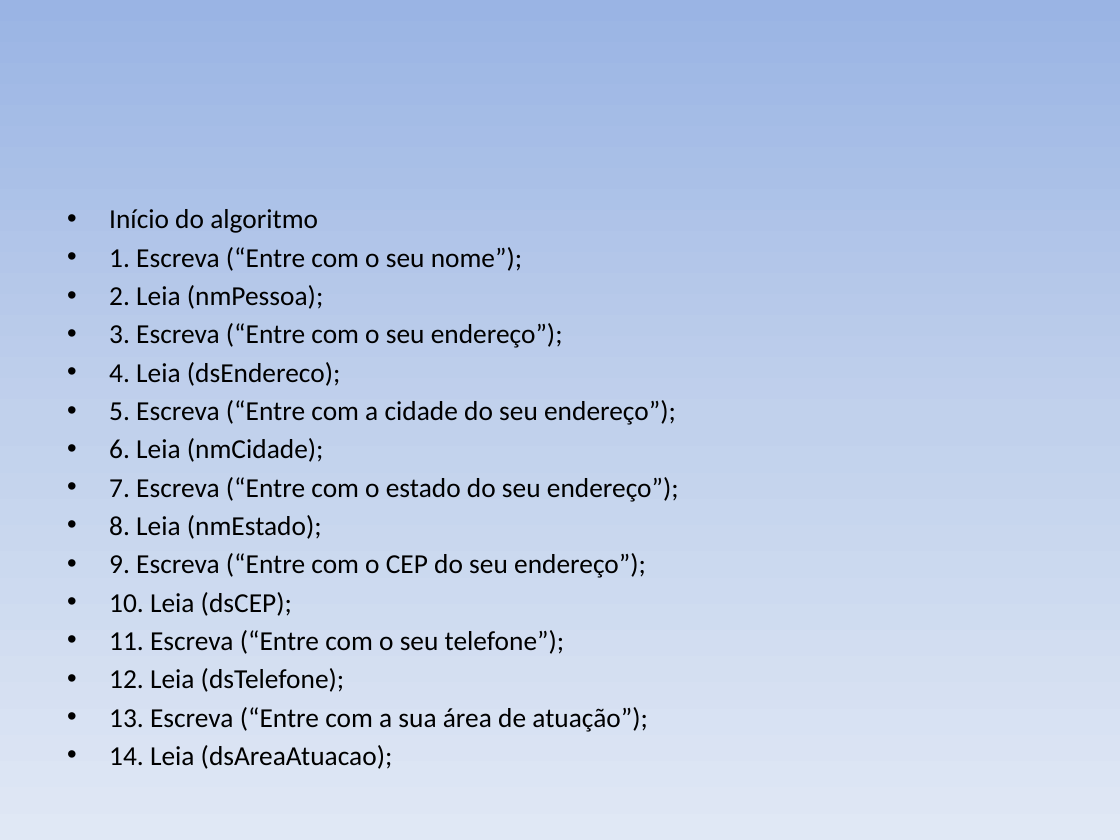
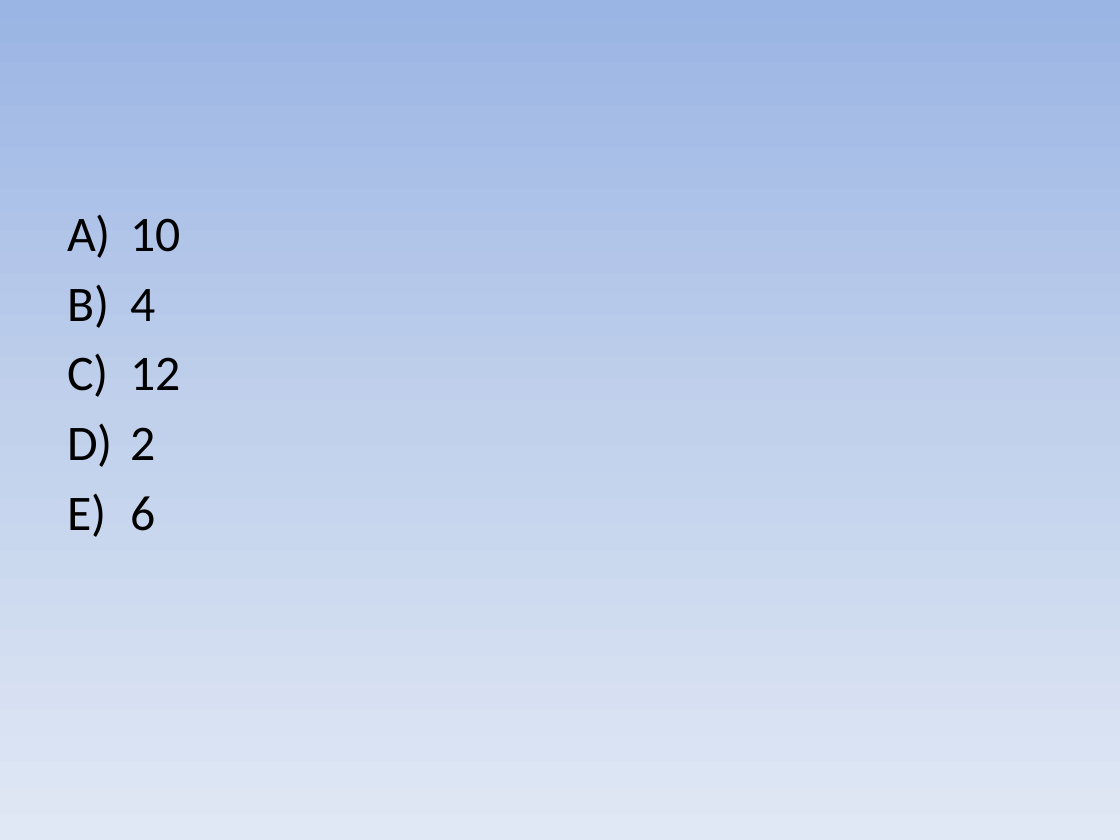
Before and after one commit to italo2403/AULA_L-GICA_PROGRAMA-O, a slide deck: slide 19 of EXERCÍCIOS.pptx (slide 20 before the commit). Drawn at 1120x840 pixels with LibreOffice and Linux fonts; fonts in the diff are those of the drawing. Boxes give left, top, right and bottom in pixels: in the first picture for what was removed or moved away, otherwise in the second. Text is boxed around its words. In the diff, an @@ line names an element or a change of style, - is before the commit and + after.

```diff
--- a/EXERCÍCIOS.pptx
+++ b/EXERCÍCIOS.pptx
@@ text at box(130, 218, 180, 531): text changed; size 17.6 to 32 pt @@
-• Início do algoritmo
-• 1. Escreva (“Entre com o seu nome”);
-• 2. Leia (nmPessoa);
-• 3. Escreva (“Entre com o seu endereço”);
-• 4. Leia (dsEndereco);
-• 5. Escreva (“Entre com a cidade do seu endereço”);
-• 6. Leia (nmCidade);
-• 7. Escreva (“Entre com o estado do seu endereço”);
-• 8. Leia (nmEstado);
-• 9. Escreva (“Entre com o CEP do seu endereço”);
-• 10. Leia (dsCEP);
-• 11. Escreva (“Entre com o seu telefone”);
-• 12. Leia (dsTelefone);
-• 13. Escreva (“Entre com a sua área de atuação”);
-• 14. Leia (dsAreaAtuacao);
+A) 10
+B) 4
+C) 12
+D) 2
+E) 6
```
Also in this commit, not shown: 10 other slides changed, 4 slides added, 7 slides removed, 3 other files.
